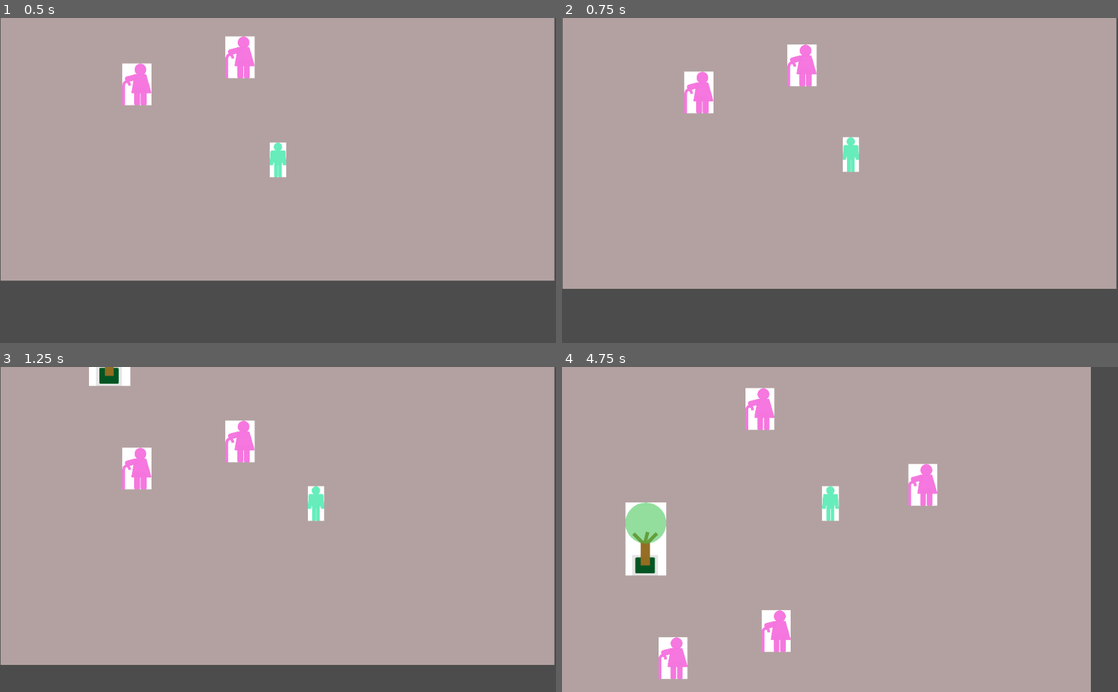
Above: before the commit, frames 1-4 (two rows, left to right).
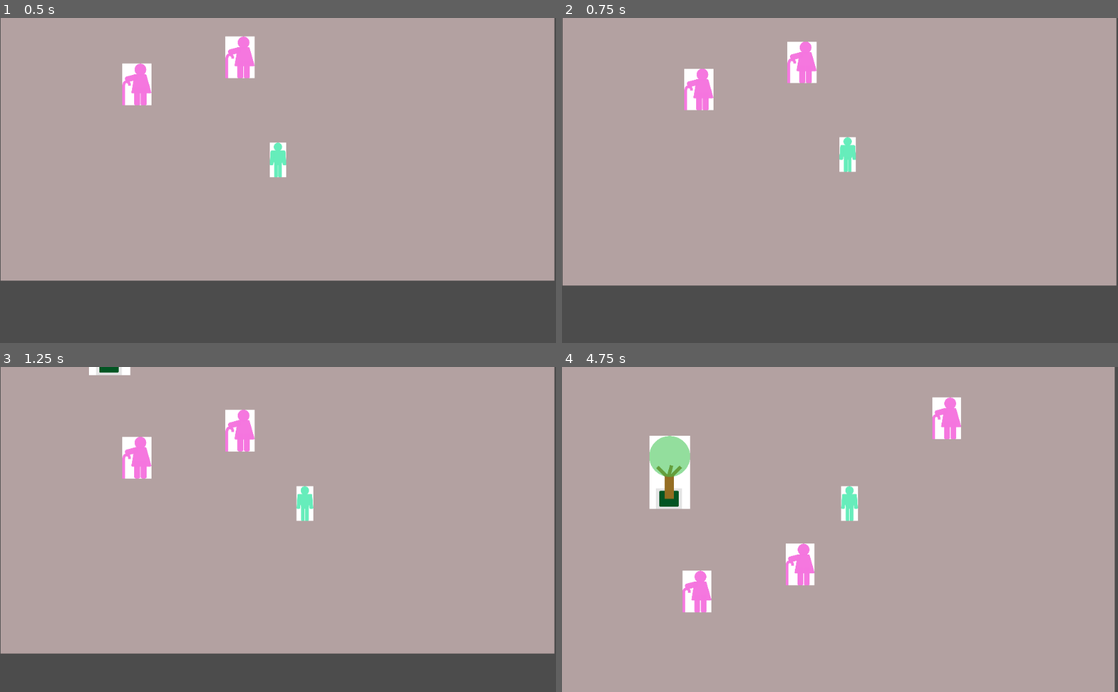
Above: after the commit, the same moments.

Repository: elcutta/XPEdGodot
Game: Godot game, scene res://Juego.tscn
Two runs of this game, one before a commit and one after it. Both use one fixed random seed, a clock stepped at 60 frames per second and the inputs below.
Inputs:
- Up to frame 1 (0.5 s): no input
- Up to frame 2 (0.75 s): hold Right (ui_right) from 0.53 s (still down)
- Up to frame 3 (1.25 s): keep holding Right (ui_right)
- Up to frame 4 (4.75 s): release Right (ui_right) at 1.28 s; hold Left (ui_left) 1.28-2.03 s; hold Right (ui_right) 2.03-3.53 s; hold Left (ui_left) from 3.53 s (still down)

Frame 1 is identical in both runs. In frame 2, 1.7% of the frame differs, in the area x 0-100%, y 7-84%; in frame 3, 5.5%; in frame 4, 13%, in the area x 11-100%, y 0-100%.

Commit message:
Cambio de Areas2D a KinematicBodies2D

Diff:
--- a/ancianita.tscn
+++ b/ancianita.tscn
@@ -2,21 +2,14 @@
 
 [ext_resource path="res://ancianita.png" type="Texture" id=1]
 
-[node name="Area2D" type="Area2D"]
+[node name="Area2D" type="KinematicBody2D" index="0"]
 
 position = Vector2( 0, -60 )
 input_pickable = true
-gravity_vec = Vector2( 0, 1 )
-gravity = 98.0
-linear_damp = 0.1
-angular_damp = 1.0
-audio_bus_override = false
-audio_bus_name = "Master"
+collision_layer = 1
+collision_mask = 1
+collision/safe_margin = 0.08
 _sections_unfolded = [ "Material", "Transform", "Visibility" ]
-__meta__ = {
-"_edit_horizontal_guides_": [ -120.0, -160.0 ],
-"_edit_vertical_guides_": [ -30.0, 30.0 ]
-}
 
 [node name="Sprite" type="Sprite" parent="." index="0"]
 
--- a/arbol.tscn
+++ b/arbol.tscn
@@ -2,16 +2,13 @@
 
 [ext_resource path="res://arbol.png" type="Texture" id=1]
 
-[node name="Area2D" type="Area2D"]
+[node name="Area2D" type="KinematicBody2D" index="0"]
 
 scale = Vector2( 0.25, 0.25 )
 input_pickable = true
-gravity_vec = Vector2( 0, 1 )
-gravity = 98.0
-linear_damp = 0.1
-angular_damp = 1.0
-audio_bus_override = false
-audio_bus_name = "Master"
+collision_layer = 1
+collision_mask = 1
+collision/safe_margin = 0.08
 _sections_unfolded = [ "Transform" ]
 
 [node name="Sprite" type="Sprite" parent="." index="0"]
--- a/personaje.gd
+++ b/personaje.gd
@@ -1,36 +1,24 @@
-extends Area2D
+extends KinematicBody2D
 
 # class member variables go here, for example:
 # var a = 2
 # var b = "textvar"
-var frenar = false
+var VEL_CONSTANTE = 100
 
 func _ready():
 	# Called every time the node is added to the scene.
 	# Initialization here
 	pass
 
-func _process(delta):
-	# Called every frame. Delta is time since last frame.
-	# Update game logic here.
-	if (!frenar):
-		position.y -= 100 * delta
-	# TODO: Verificar si llegó al fin del "mapa"
-	# TODO: Limitar el movimiento del personaje por los bordes del "mapa"
-	# TODO: Velocidad
+func _physics_process(delta):
+	var movimiento = Vector2()
+	movimiento.y = -1
+
 	if (Input.is_action_pressed("ui_left")):
-		position.x -= 100 * delta
+		movimiento.x = -1
 	if (Input.is_action_pressed("ui_right")):
-		position.x += 100 * delta
+		movimiento.x = 1
 
+	movimiento = movimiento.normalized() * VEL_CONSTANTE
 
-func _on_personaje_area_entered(area):
-	# TODO: Ver cómo hacer para bloquear de costado
-	# Nota: parece que se podría usar collide_and_get_contacts, y las posiciones de las áreas
-	if (area.has_node("es_obstaculo")):
-		frenar = true
-
-
-func _on_personaje_area_exited(area):
-	if (area.has_node("es_obstaculo")):
-		frenar = false
+	move_and_slide(movimiento)
--- a/personaje.tscn
+++ b/personaje.tscn
@@ -3,22 +3,15 @@
 [ext_resource path="res://personaje.gd" type="Script" id=1]
 [ext_resource path="res://personaje.png" type="Texture" id=2]
 
-[node name="personaje" type="Area2D" index="0"]
+[node name="personaje" type="KinematicBody2D" index="0"]
 
 position = Vector2( 0, -75 )
 input_pickable = true
-gravity_vec = Vector2( 0, 1 )
-gravity = 98.0
-linear_damp = 0.1
-angular_damp = 1.0
-audio_bus_override = false
-audio_bus_name = "Master"
+collision_layer = 1
+collision_mask = 1
+collision/safe_margin = 0.08
 script = ExtResource( 1 )
 _sections_unfolded = [ "Transform" ]
-__meta__ = {
-"_edit_horizontal_guides_": [ -100.0, 30.0 ],
-"_edit_vertical_guides_": [ -30.0, 30.0 ]
-}
 
 [node name="Sprite" type="Sprite" parent="." index="0"]
 
@@ -30,7 +23,3 @@
 
 build_mode = 0
 polygon = PoolVector2Array( -7.64496, 16.6567, 7.07363, 16.6567, 7.07363, 31.5832, -7.64496, 31.5832 )
-
-[connection signal="area_entered" from="." to="." method="_on_personaje_area_entered"]
-
-[connection signal="area_exited" from="." to="." method="_on_personaje_area_exited"]
